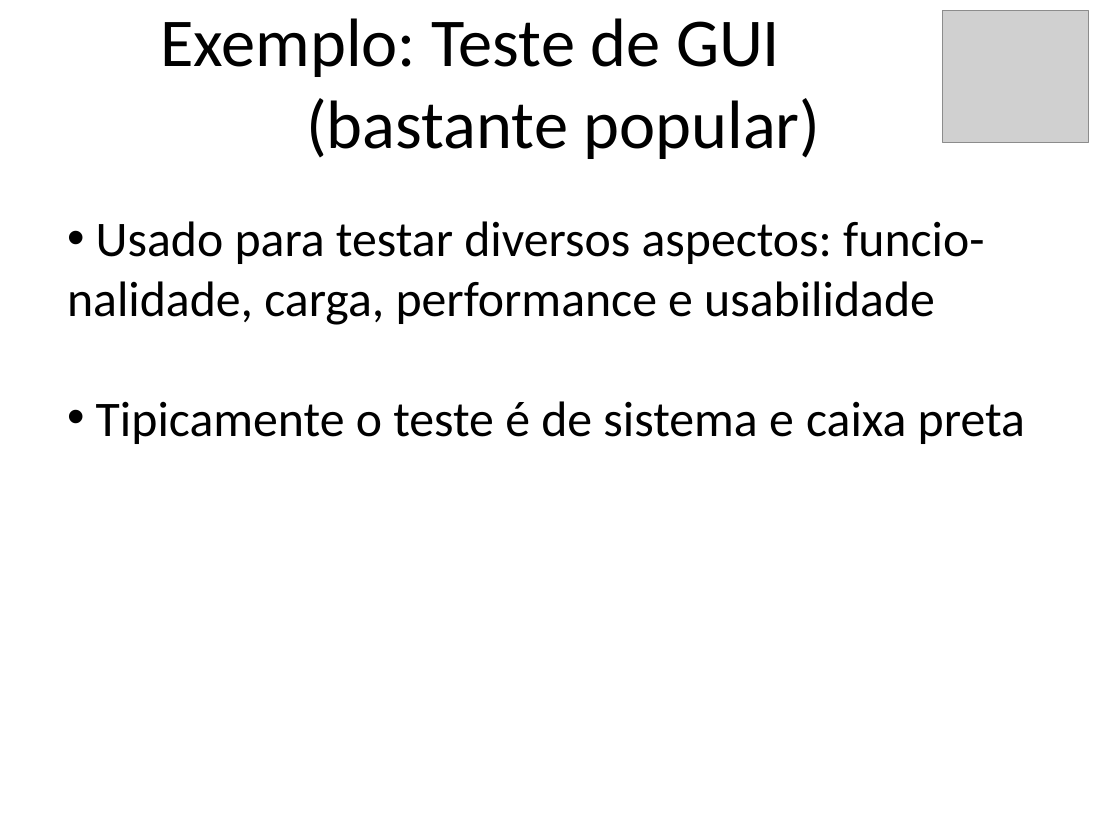
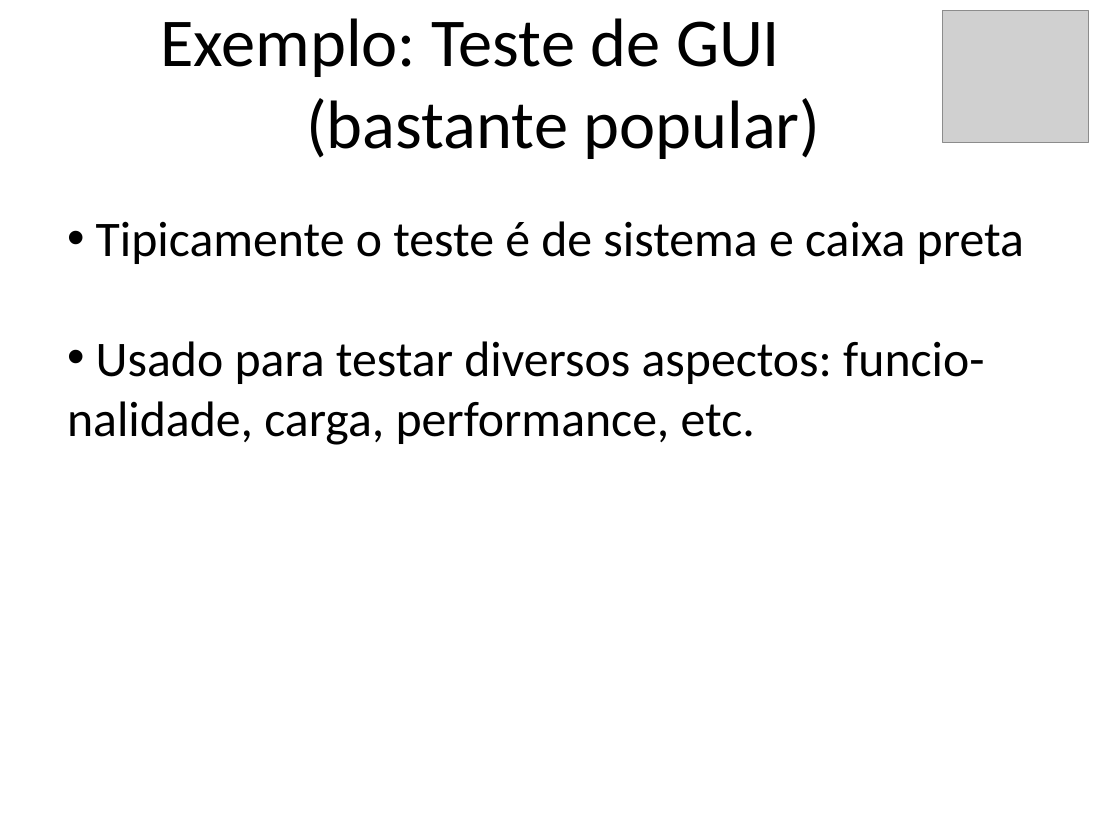
Before and after one commit to STAR-RG/testing-cin, a slide deck: slide 10 of slides.pptx (slide 11 before the commit). Drawn at 1120x840 pixels with LibreOffice and Linux fonts; fonts in the diff are those of the drawing; grey boxes stand for pictures. Boxes give left, top, right and bottom in pixels: in the first picture for what was removed or moved away, otherwise in the second. Text is boxed around its words. In the diff, an @@ line names an element or a change of style, - is before the commit and + after.

```diff
--- a/slides.pptx
+++ b/slides.pptx
@@ text at (67,221,984,325): paragraph removed @@
-• Usado para testar diversos aspectos: funcio- nalidade, carga, performance e usabilidade
@@ text at (67,341,984,445): paragraph added @@
+• Usado para testar diversos aspectos: funcio- nalidade, carga, performance, etc.
```
Also in this commit, not shown: 8 other slides changed, 2 slides removed.
